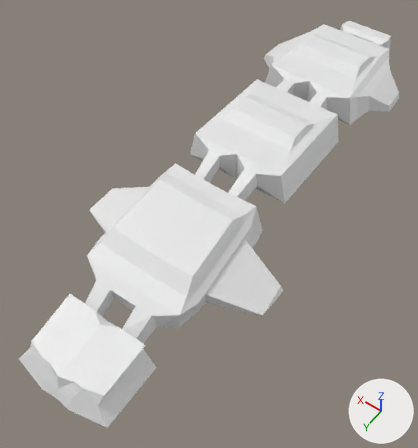
The Blender file kybons/blend/ships/heavy.blend: old version first, new version second.
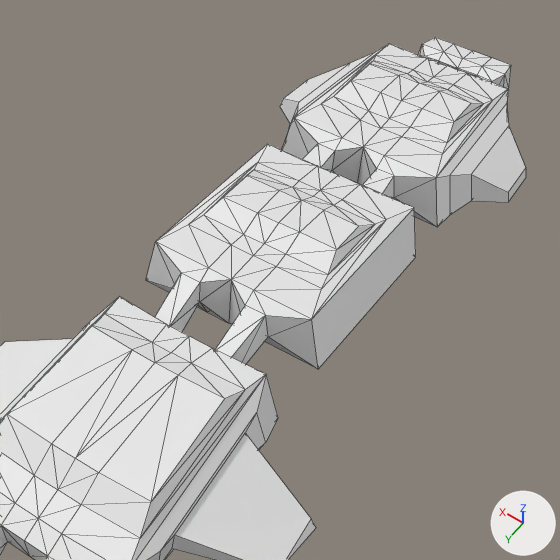
Each version is shown whole from a 50 mm camera at (-16.7, 31.1, 36.4) aimed at (0.2, 7.3, -1.0), then close up on the part from 26% to 100% of the width and 0% to 69% of the height. Every picture has the same lights, and +X, +Y and +Z are marked at lower right. The close-ups show mesh edges as thin lines.
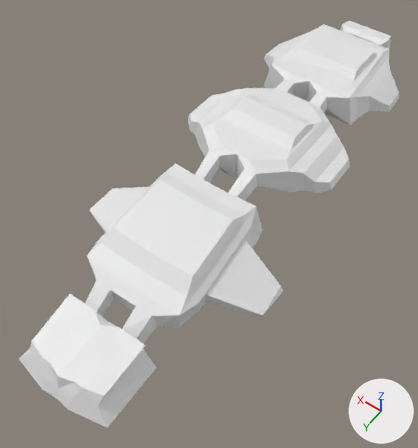
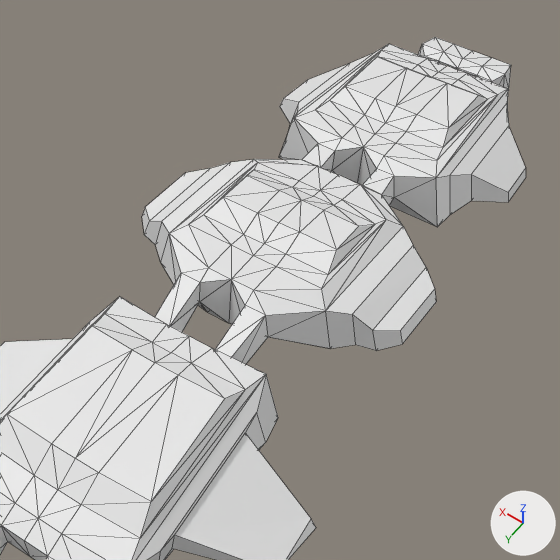
Location of each change, [x1, y1, x2, y2] in pixels of the close-ups (560 x 560 px; the box of a moved part takes in the faces that stretch with it):
part 1 of me_cube, built on
    before: [146, 144, 416, 369]
    after: [142, 159, 436, 351]
part 2 of me_cube, moved or reshaped
    both: [294, 44, 508, 177]

Diff of the bpy script that builds the scene:
```diff
--- a/kybons/blend/ships/heavy.blend.py
+++ b/kybons/blend/ships/heavy.blend.py
@@ me_cube @@
 me_cube.from_pydata(...)  # 180 vertices, 294 faces; spans x -7.2..0.0, y -20.1..25.2, z -1.0..5.0
 # used by ob_cube; location = (0.0, 0.0, 0.0); scale = (1.15, 1.0, 1.0)
 # verts and faces of me_cube; kept vertices keep their numbers, new ones are numbered from 180
 # before: 13 (-4.0, 4.0, 1.8) at pixel (318, 369), 14 (-3.5, 4.0, 4.5) at pixel (311, 319), 15 (-4.0, -5.2, 1.2) at pixel (415, 257), 16 (-3.5, -5.2, 4.0) at pixel (414, 207)
 # before: 100 (-2.9, -9.2, 4.1) at pixel (442, 153), 101 (-2.9, -14.9, 3.9) at pixel (492, 100), 102 (-1.0, -9.2, 4.1) at pixel (401, 136), 103 (-1.0, -14.9, 3.9) at pixel (453, 84), 108 (-2.7, -10.0, 4.2) at pixel (447, 142)
 # before: 109 (-2.7, -14.2, 4.0) at pixel (483, 103), 110 (-1.0, -10.0, 4.2) at pixel (410, 127), 111 (-1.0, -14.2, 4.0) at pixel (447, 89), 112 (-2.5, -11.2, 4.6) at pixel (454, 121), 113 (-2.5, -13.1, 4.5) at pixel (471, 103)
 # before: 114 (-1.0, -11.2, 4.6) at pixel (422, 108), 115 (-1.0, -13.1, 4.5) at pixel (439, 91), 117 (0.0, -13.1, 4.5) at pixel (419, 83), 118 (0.0, -11.2, 4.6) at pixel (401, 100), 119 (0.0, -14.2, 4.0) at pixel (427, 81)
 # before: 120 (0.0, -10.0, 4.2) at pixel (389, 118), 121 (0.0, -14.9, 3.9) at pixel (433, 77), 122 (0.0, -9.2, 4.1) at pixel (380, 128)
+# me_cube part 1
+delete_faces([(13, 14, 16, 15)])
+verts[13] = (-3.9, 2.9, 2.0)  # moved, pixel (330, 348)
+verts[14] = (-3.5, 2.9, 4.1)  # moved, pixel (325, 310)
+verts[15] = (-3.9, -4.1, 1.6)  # moved
+verts[16] = (-3.5, -4.1, 3.7)  # moved, pixel (403, 226)
+verts[180] = (-5.4, 1.9, 2.1)  # pixel (376, 350)
+verts[181] = (-5.1, 1.9, 3.2)  # pixel (372, 330)
+verts[182] = (-5.4, -3.1, 1.9)
+verts[183] = (-5.1, -3.1, 3.0)  # pixel (426, 267)
+verts[184] = (-4.3, -3.4, 3.5)  # pixel (413, 245)
+verts[185] = (-4.6, -3.4, 1.9)
+verts[186] = (-4.3, 2.2, 3.9)  # pixel (352, 314)
+verts[187] = (-4.6, 2.2, 2.2)  # pixel (355, 344)
+verts[188] = (-5.9, -2.2, 2.8)  # pixel (434, 288)
+verts[189] = (-6.1, -2.2, 2.1)  # pixel (436, 301)
+verts[190] = (-5.9, 1.0, 3.0)  # pixel (400, 330)
+verts[191] = (-6.1, 1.0, 2.2)  # pixel (402, 344)
+faces += [(180, 182, 185, 187), (181, 186, 184, 183), (180, 181, 190, 191), (13, 187, 185, 15), (13, 14, 186, 187), (181, 183, 188, 190)]
+faces += [(15, 185, 184, 16), (180, 187, 186, 181), (14, 16, 184, 186), (180, 191, 189, 182), (182, 189, 188, 183), (188, 189, 191, 190)]
+faces += [(182, 183, 184, 185)]
+# me_cube part 2
+for i in [100, 102, 112, 114, 118, 122]: verts[i] += (0.0, 0.6, 0.0)
+for i in [101, 103, 121]: verts[i] += (0.0, -0.5, 0.0)
+for i in [108, 110, 120]: verts[i] += (0.0, 0.4, 0.0)
+for i in [109, 111, 119]: verts[i] += (0.0, -0.4, 0.0)
+for i in [113, 115, 117]: verts[i] += (0.0, -0.8, 0.0)
```
